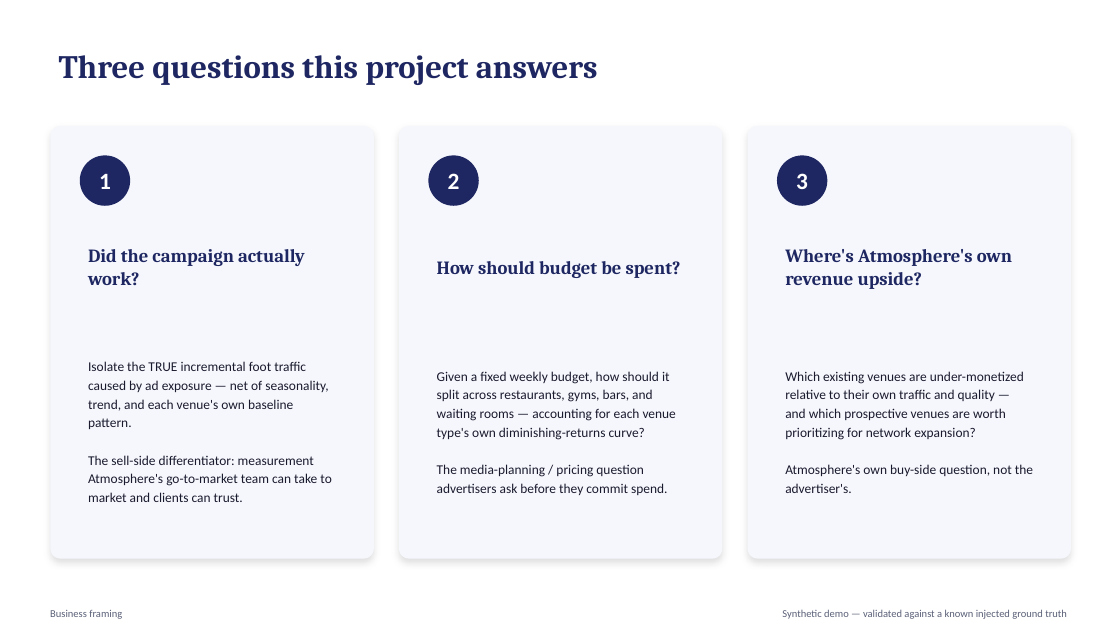
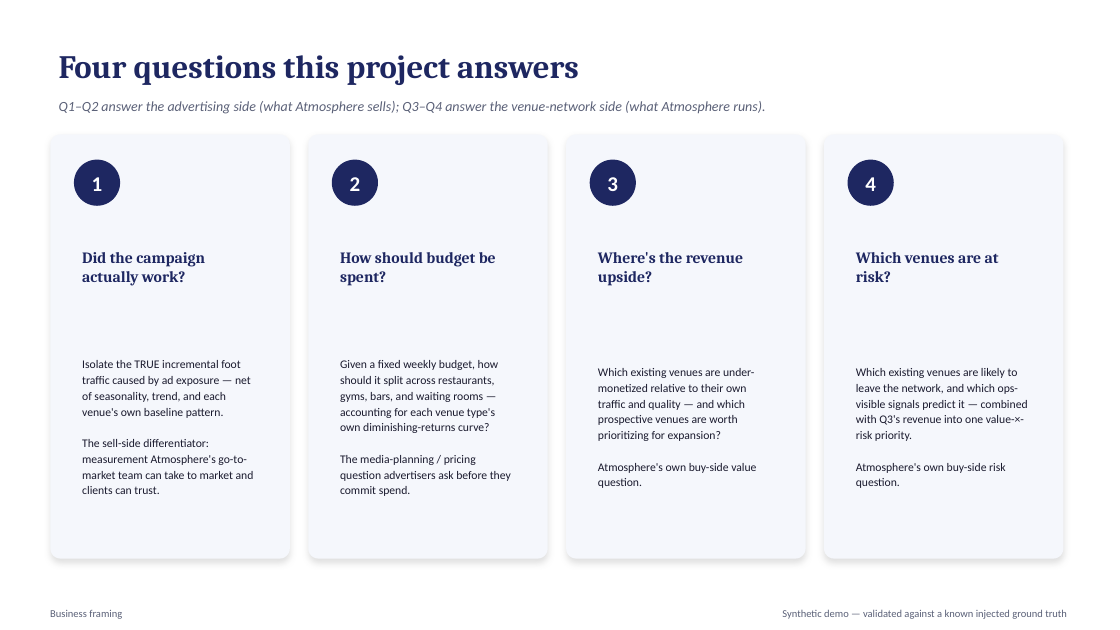
Before and after one commit to crystal1361/atmosphere-dooh-measurement, a slide deck: slide 3 of deck/AtmosphereTV_DOOH_Measurement.pptx (slide 2 before the commit). Drawn at 1120x630 pixels with LibreOffice and Linux fonts; fonts in the diff are those of the drawing. Boxes give left, top, right and bottom in pixels: in the first picture for what was removed or moved away, otherwise in the second. Text is boxed around its words. In the diff, an @@ line names an element or a change of style, - is before the commit and + after.

```diff
--- a/deck/AtmosphereTV_DOOH_Measurement.pptx
+++ b/deck/AtmosphereTV_DOOH_Measurement.pptx
@@ text at (59, 55, 579, 85): text changed @@
-Three questions this project answers
+Four questions this project answers
@@ text added at (59, 101, 765, 114), 12 pt, text #5B6178, italic @@
+Q1–Q2 answer the advertising side (what Atmosphere sells); Q3–Q4 answer the venue-network side (what Atmosphere runs).
@@ rounded rectangle: place and size @@
-rounded rectangle at (50, 126, 374, 559)
+rounded rectangle at (50, 134, 290, 559)
@@ rounded rectangle added at (308, 134, 548, 559), fill #F5F7FC @@
@@ proportions changed in 3 elements at (824, 134, 1064, 559), (50, 134, 290, 559), (566, 134, 806, 559) @@
@@ rounded rectangle: place and size @@
-rounded rectangle at (399, 126, 723, 559)
+rounded rectangle at (566, 134, 806, 559)
@@ rounded rectangle: place and size @@
-rounded rectangle at (748, 126, 1071, 559)
+rounded rectangle at (824, 134, 1064, 559)
@@ ellipse: place and size @@
-ellipse at (80, 155, 130, 206)
+ellipse at (74, 160, 120, 206)
@@ text "2": place and size @@
-text "2" at (448, 173, 460, 189)
+text "2" at (350, 177, 361, 191)
@@ ellipse: place and size @@
-ellipse at (429, 155, 479, 206)
+ellipse at (332, 160, 378, 206)
@@ size 20 to 18 pt in 3 elements at (92, 177, 103, 191), (350, 177, 361, 191), (607, 177, 618, 191) @@
@@ text "3": place and size @@
-text "3" at (796, 173, 808, 189)
+text "3" at (607, 177, 618, 191)
@@ ellipse added at (590, 160, 636, 206), fill #1E2761 @@
@@ ellipse: place and size @@
-ellipse at (777, 155, 828, 206)
+ellipse at (848, 160, 894, 206)
@@ text added at (865, 177, 876, 191), 18 pt, text #FFFFFF, bold @@
+4
@@ text "Did the campaign actually work?" at (82, 252, 205, 286): size 16 to 13.5 pt; line spacing 19pt to 16pt @@
@@ text "How should budget be spent?" at (340, 252, 496, 286): size 16 to 13.5 pt; line spacing 19pt to 16pt @@
@@ text "How should budget be spent?": place and size @@
-text "How should budget be spent?" at (437, 261, 681, 278)
+text "How should budget be spent?" at (340, 252, 496, 286)
@@ text at (598, 252, 743, 286): text changed; size 16 to 13.5 pt @@
-Where's Atmosphere's own revenue upside?
+Where's the revenue upside?
@@ text added at (856, 252, 999, 282), 13.5 pt, text #1E2761, bold @@
+Which venues are at risk?
@@ text "Isolate the TRUE incremental foot ..." at (82, 360, 254, 494): size 11.5 to 10 pt; line spacing 16pt to 13.5pt @@
@@ text "Given a fixed weekly budget, ..." at (340, 360, 511, 496): size 11.5 to 10 pt; line spacing 16pt to 13.5pt @@
@@ text "Given a fixed weekly budget, ...": place and size @@
-text "Given a fixed weekly budget, ..." at (437, 371, 676, 495)
+text "Given a fixed weekly budget, ..." at (340, 360, 511, 496)
@@ text at (598, 368, 756, 488): text changed; size 11.5 to 10 pt @@
-Which existing venues are under-monetized relative to their own traffic and quality — and which prospective venues are worth prioritizing for network expansion?
-Atmosphere's own buy-side question, not the advertiser's.
+Which existing venues are under-monetized relative to their own traffic and quality — and which prospective venues are worth prioritizing for expansion?
+Atmosphere's own buy-side value question.
@@ text added at (856, 368, 1028, 488), 10 pt, text #1A1A2E @@
+Which existing venues are likely to leave the network, and which ops-visible signals predict it — combined with Q3's revenue into one value-×-risk priority.
+Atmosphere's own buy-side risk question.
```
Also in this commit, not shown: 9 other slides changed, 2 slides added, 1 slide removed, 3 other files.
